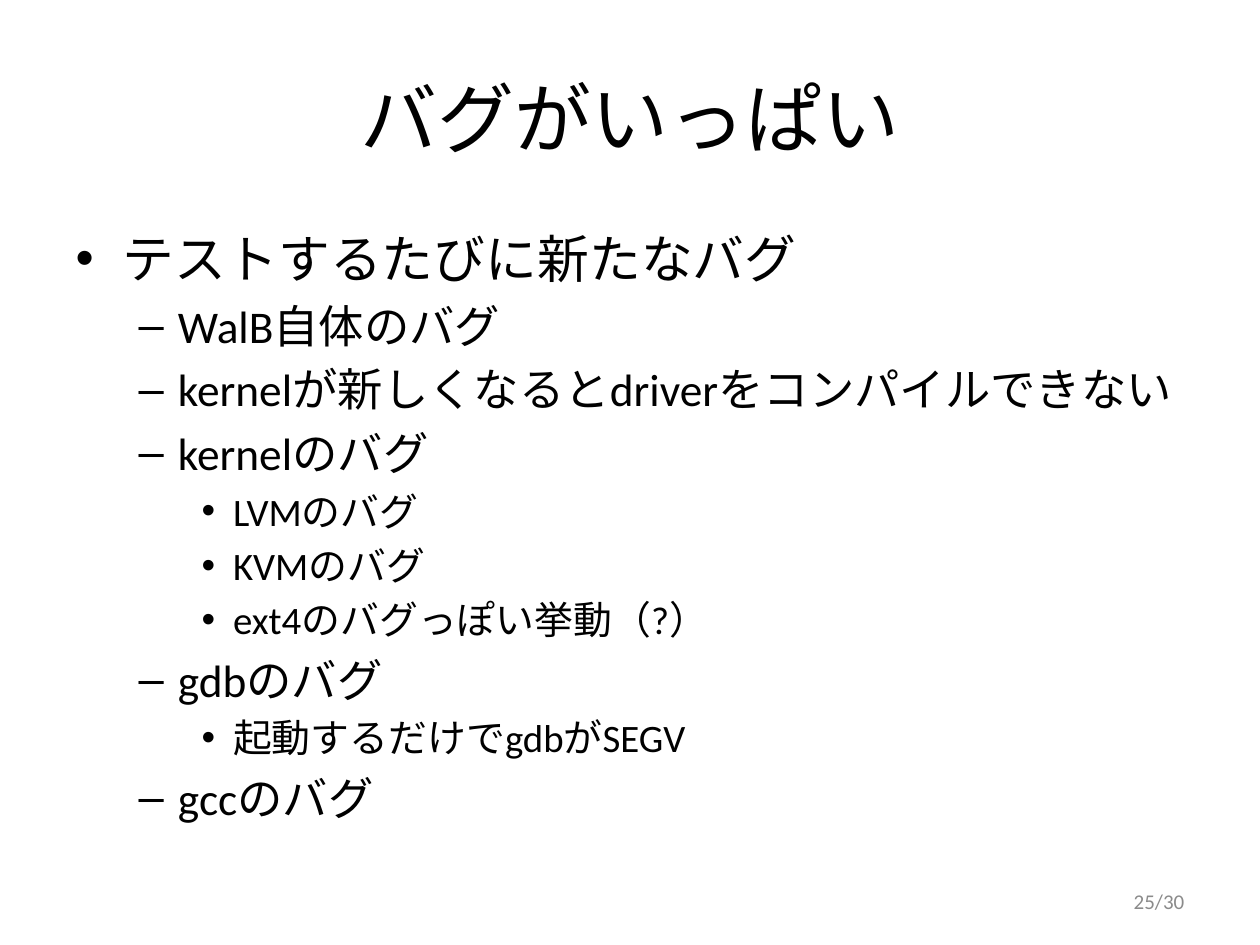
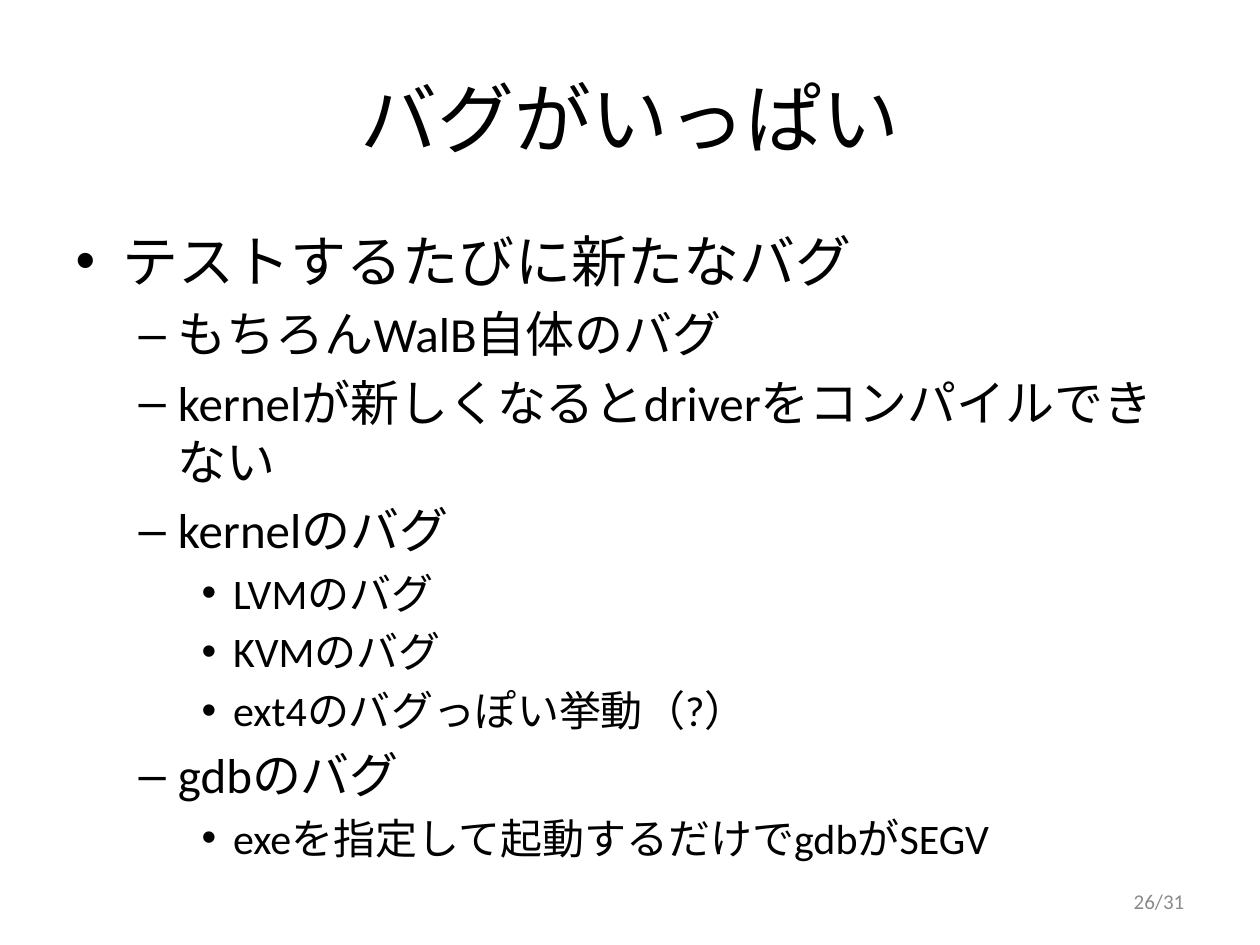
Before and after one commit to walb-linux/walb-tools, a slide deck: slide 26 of doc/walb-is-hard.pptx (slide 25 before the commit). Drawn at 1260x945 pixels with LibreOffice and Linux fonts; fonts in the diff are those of the drawing. Boxes give left, top, right and bottom in pixels: in the first picture for what was removed or moved away, otherwise in the second. Text is boxed around its words. In the diff, an @@ line names an element or a change of style, - is before the commit and + after.

Commit message:
update doc

```diff
--- a/doc/walb-is-hard.pptx
+++ b/doc/walb-is-hard.pptx
@@ text at [123,235,851,802]: size 29.6 to 32 pt in "テストするたびに新たなバグ"; size 25.9 to 28 pt in "kernelが新しくなるとdriverをコンパイルできない", "kernelのバグ", "gdbのバグ"; size 22.2 to 24 pt in "LVMのバグ", "KVMのバグ", "ext4のバグっぽい挙動（?）" @@
@@ text at [178,310,722,356]: text changed; size 25.9 to 28 pt @@
-  – WalB自体のバグ
+  – もちろんWalB自体のバグ
@@ text at [233,819,989,862]: text changed; size 22.2 to 24 pt @@
-    • 起動するだけでgdbがSEGV
-  – gccのバグ
+    • exeを指定して起動するだけでgdbがSEGV
@@ page number at [1134,894,1185,910]: text changed @@
-25/30
+26/31
```
Also in this commit, not shown: 10 other slides changed, 1 slide added.
